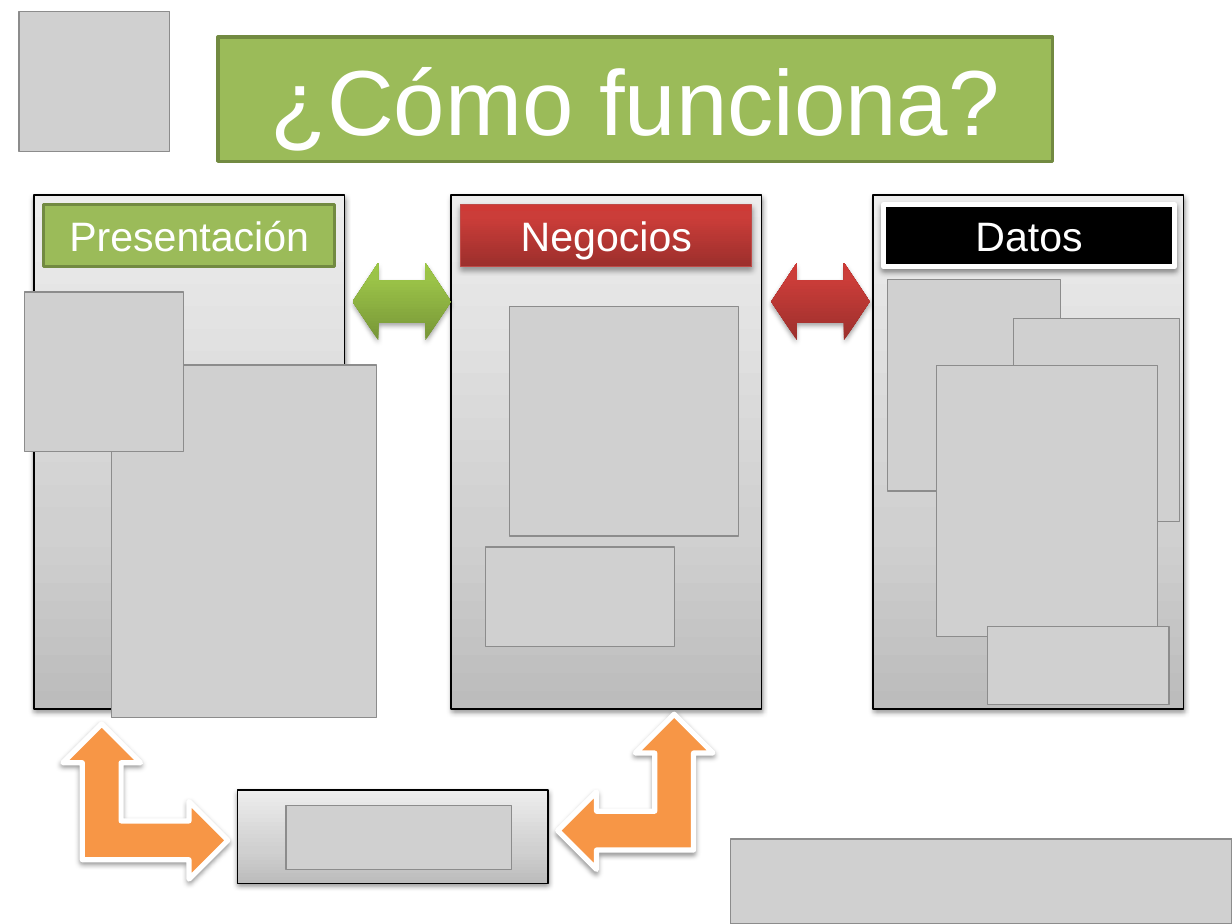
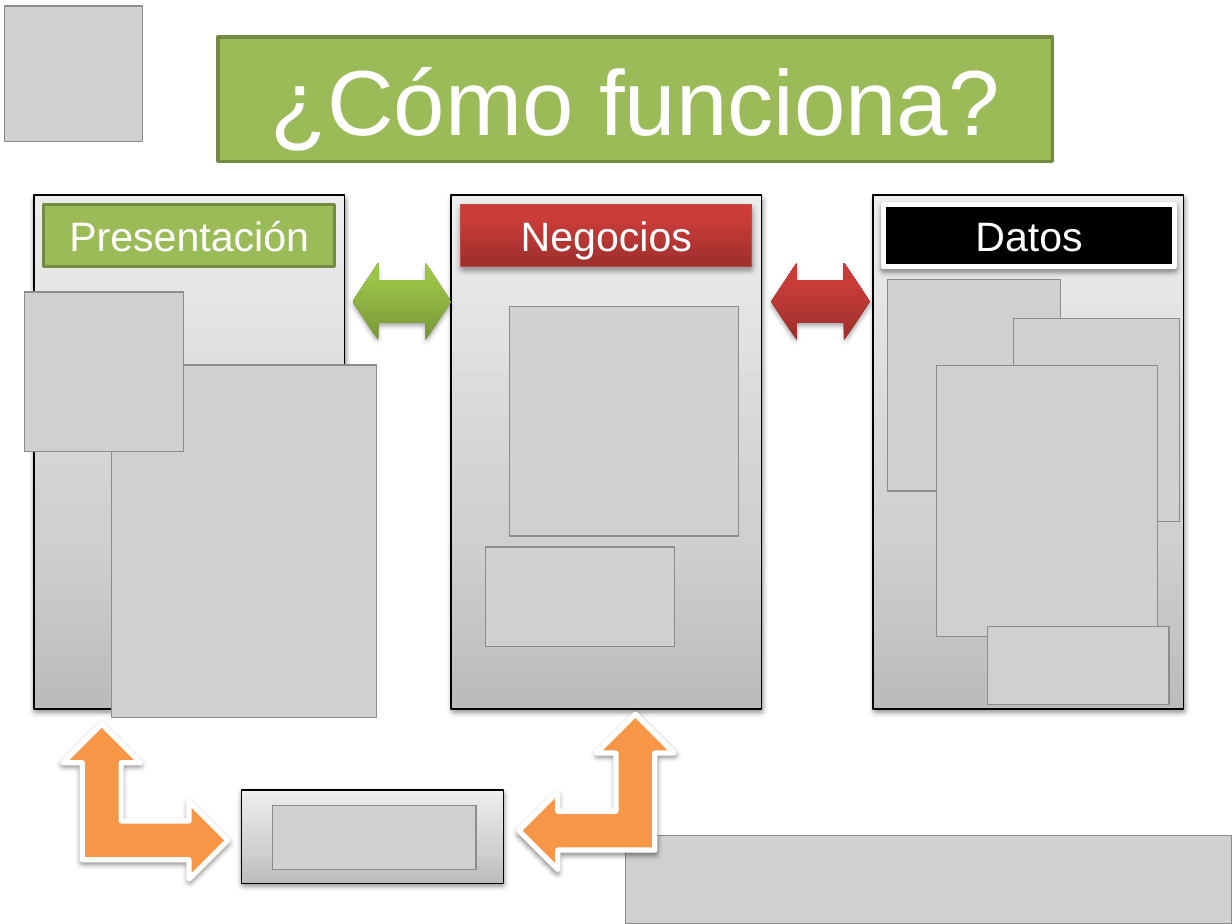
Before and after one commit to kiah2008/talent-radar, a slide deck: slide 9 of Presentación Comercial/Presentación1.pptx. Drawn at 1232x924 pixels with LibreOffice and Linux fonts; fonts in the diff are those of the drawing; grey boxes stand for pictures; background and template pictures are left out. Boxes give left, top, right and bottom in pixels: in the first picture for what was removed or moved away, otherwise in the second. Text is boxed around its words. In the diff, an @@ line names an element or a change of style, - is before the commit and + after.

Commit message:
ppt

```diff
--- a/Presentación Comercial/Presentación1.pptx
+++ b/Presentación Comercial/Presentación1.pptx
@@ picture: place and size @@
-picture at <box>18,11,169,152</box>
+picture at <box>5,6,143,142</box>
@@ left up arrow: place and size @@
-left up arrow at <box>558,715,713,870</box>
+left up arrow at <box>519,715,674,870</box>
@@ rectangle: place and size @@
-rectangle at <box>238,790,548,883</box>
+rectangle at <box>241,790,504,883</box>
@@ picture: place and size @@
-picture at <box>286,806,511,870</box>
+picture at <box>272,806,476,870</box>
@@ picture: place and size @@
-picture at <box>731,839,1232,924</box>
+picture at <box>626,835,1232,924</box>
```
Also in this commit, not shown: 5 other slides changed, 3 slides added, 3 slides removed, 5 other files.
